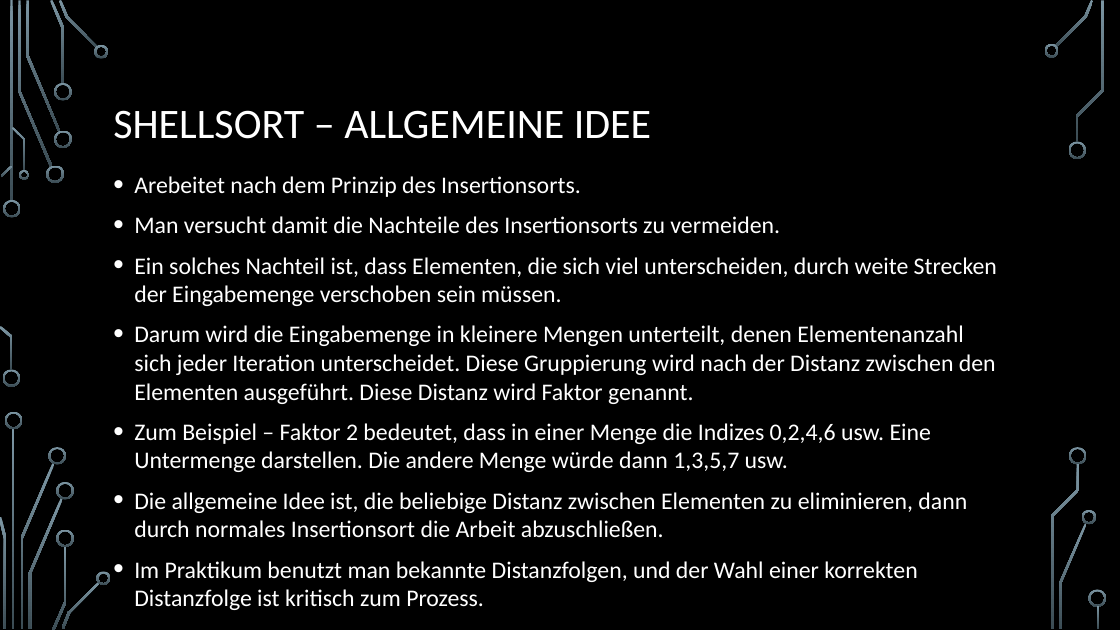
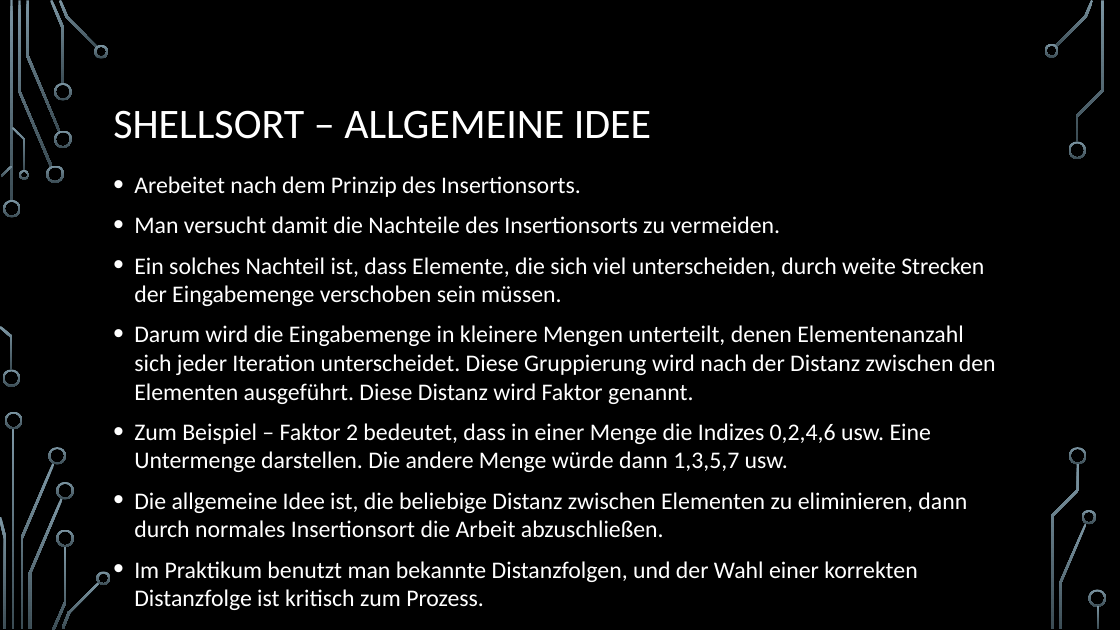
Before and after one commit to d-petrov/SortingAlgorithms, a slide deck: slide 27 of docs/sorting algorithms - presentation/Sortierverfahren.pptx. Drawn at 1120x630 pixels with LibreOffice and Linux fonts; fonts in the diff are those of the drawing; background and template pictures are left out. Boxes give left, top, right and bottom in pixels: in the first picture for what was removed or moved away, otherwise in the second. Text is boxed around its words. In the diff, an @@ line names an element or a change of style, - is before the commit and + after.

```diff
--- a/docs/sorting algorithms - presentation/Sortierverfahren.pptx
+++ b/docs/sorting algorithms - presentation/Sortierverfahren.pptx
@@ text at (134, 257, 984, 306): text changed @@
-• Ein solches Nachteil ist, dass Elementen, die sich viel unterscheiden, durch weite Strecken der Eingabemenge verschoben sein müssen.
+• Ein solches Nachteil ist, dass Elemente, die sich viel unterscheiden, durch weite Strecken der Eingabemenge verschoben sein müssen.
```
Also in this commit, not shown: 4 slides added, 9 other files.
